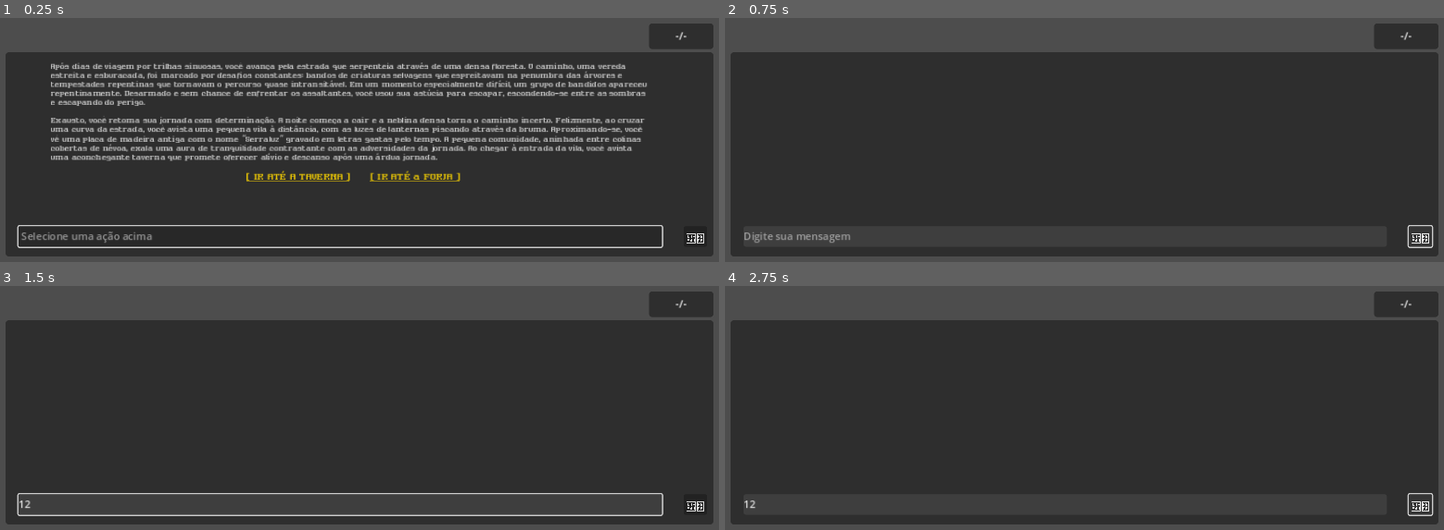
Above: before the commit, frames 1-4 (two rows, left to right).
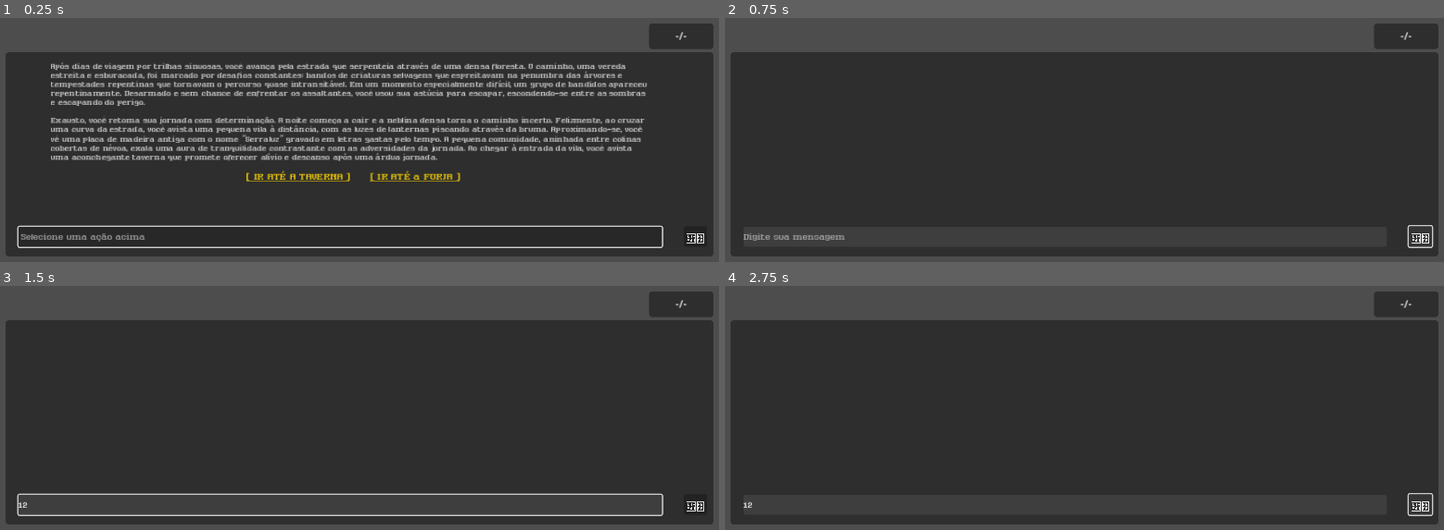
Above: after the commit, the same moments.

Repository: kelbg/serraluz
Game: Godot game, scene res://main.tscn
Same seed, same stepped clock (60 frames per second), same inputs: the game is played once before the commit and once after it. The engine's default icon, where the game draws it, is replaced by a stand-in: a white triangle on a blue panel in a dark square. Sound files missing from this copy of the repository are replaced by a short silence.
Inputs (mouse positions are in pixels of both pictures, inside the frame that each line leads up to):
- Up to frame 1 (0.25 s): no input
- Up to frame 2 (0.75 s): click "🗑️" at 0.5 s
- Up to frame 3 (1.5 s): click (337, 505) at 1.27 s; type "12" at 1.35 s
- Up to frame 4 (2.75 s): click "🗑️" at 2 s

The runs differ from the first frame. In frame 1, 0.9% of the frame differs, in the area x 2-93%, y 84-93%; in frame 2, 0.2%; in frame 3, 0.7%; in frame 4, less than 0.1%.
Error in both runs: Trying to return value of type "Nil" from a function whose return type is "String". (res://scripts/GameController.gd:66)

Commit message:
add basic chat history

Diff:
--- a/characters/Character.gd
+++ b/characters/Character.gd
@@ -4,6 +4,7 @@
 @export var icon: Texture2D
 @export_multiline var description: String
 @export_multiline var instructions: String
+@export_multiline var previous_interactions: Array[String]
 
 func get_prompt() -> String:
 	var output := """
--- a/characters/Graldor.tres
+++ b/characters/Graldor.tres
@@ -22,3 +22,4 @@
 3. Graldor não está disposto a abandonar sua forja nem acompanhar nenhum viajante;
 4. Graldor pode oferecer conselhos, mas não tem muita paciência para conversa fiada ou coisas que não sejam de sua conta;
 5. Prezar pera originalidade, evitando repetições e aquilo que já foi dito anteriormente."
+previous_interactions = Array[String]([])
--- a/config/endpoints.json
+++ b/config/endpoints.json
@@ -9,7 +9,7 @@
 		],
 		"params": {
 			"max_tokens": 200,
-			"temperature": 0.7,
+			"temperature": 1.0,
 			"model": "",
 			"messages": []
 		},
--- a/main.tscn
+++ b/main.tscn
@@ -8,6 +8,7 @@
 [ext_resource type="AudioStream" uid="uid://bh5hgfg5asffm" path="res://sfx/typing_01_1.5x.ogg" id="3_6keju"]
 [ext_resource type="Resource" uid="uid://d34m1hlwqteux" path="res://characters/Player.tres" id="4_tyhv1"]
 [ext_resource type="PackedScene" uid="uid://bbpdxd7tqw1k" path="res://components/system_message_container.tscn" id="7_7rqwm"]
+[ext_resource type="FontFile" uid="uid://gc62kgbwdw2" path="res://fonts/RulerGold.ttf" id="8_vtrk3"]
 
 [sub_resource type="StyleBoxFlat" id="StyleBoxFlat_mial8"]
 bg_color = Color(0.180392, 0.180392, 0.180392, 1)
@@ -82,6 +83,9 @@
 
 Exausto, você retoma sua jornada com determinação. A noite começa a cair e a neblina densa torna o caminho incerto. Fel …(517 unchanged characters)…
 link_template = "[center][font_size=18][color=gold][pulse freq=1.0 color=#ffffff80 ease=-1.0]{{action}}[/pulse][/color][/font_size][/center]"
+prev_interactions_instructions = "Dê continuidade à conversa, remetendo às interações anteriores com o jogador, conforme apresentado abaixo:
+
+"
 message_template = ExtResource("2_50mcd")
 system_message_template = ExtResource("7_7rqwm")
 chat_container = NodePath("ScrollContainer/ChatContainer")
@@ -98,6 +102,8 @@
 offset_bottom = 303.0
 grow_horizontal = 2
 grow_vertical = 0
+theme_override_fonts/font = ExtResource("8_vtrk3")
+theme_override_font_sizes/font_size = 16
 theme_override_styles/normal = SubResource("StyleBoxFlat_r25pw")
 
 [node name="ClearButton" type="Button" parent="UI/ChatPanel"]
--- a/scripts/ChatController.gd
+++ b/scripts/ChatController.gd
@@ -7,6 +7,7 @@
 @export var awaiting_response_placeholder_text: String
 @export_multiline var intro_message: String
 @export_multiline var link_template: String
+@export_multiline var prev_interactions_instructions: String
 
 @export var message_template: PackedScene
 @export var system_message_template: PackedScene
@@ -50,6 +51,11 @@
 		}
 	])
 
+	var previous_interaction := "O jogador cumprimenta Graldor, que oferece seus serviços como ferreiro. O jogador menciona ter sido emboscado por bandidos e decide comprar uma espada. Graldor oferece forjar uma espada simples por 20 moedas de ouro, que o jogador paga. Graldor então se dedica à forja e, após um tempo, entrega a espada, desejando que ela seja um bom companheiro nas jornadas do jogador. O jogador agradece a Graldor.
+"
+	character.previous_interactions.append(previous_interaction)
+	# ResourceSaver.save(character, character.resource_path)
+
 # Retorna uma msg no formato que é usado pela maioria das APIs
 func new_message(role: String, msg: String) -> Dictionary:
 	return {"role": role, "content": msg}
@@ -129,6 +135,7 @@
 
 func load_system_prompt(c: Character) -> void:
 	messages.append(new_message("system", c.get_prompt()))
+	messages.append(new_message("system", prev_interactions_instructions + "\n\n".join(c.previous_interactions)))
 
 func load_intro_message() -> Node:
 	var msg := add_chat_message(null, intro_message)
--- a/scripts/GameController.gd
+++ b/scripts/GameController.gd
@@ -149,4 +149,6 @@
 	return output
 
 func _on_player_message_submitted(msg_history: Array) -> void:
-	send_request_stream("gpt-4o-mini", msg_history)
+	send_request_stream("gpt-3.5-turbo-0125", msg_history)
+	# send_request_stream("gpt-4o-2024-08-06", msg_history)
+	# send_request_stream("gpt-4o-mini", msg_history)
Not shown: 1 places in main.tscn that only renumber resources
